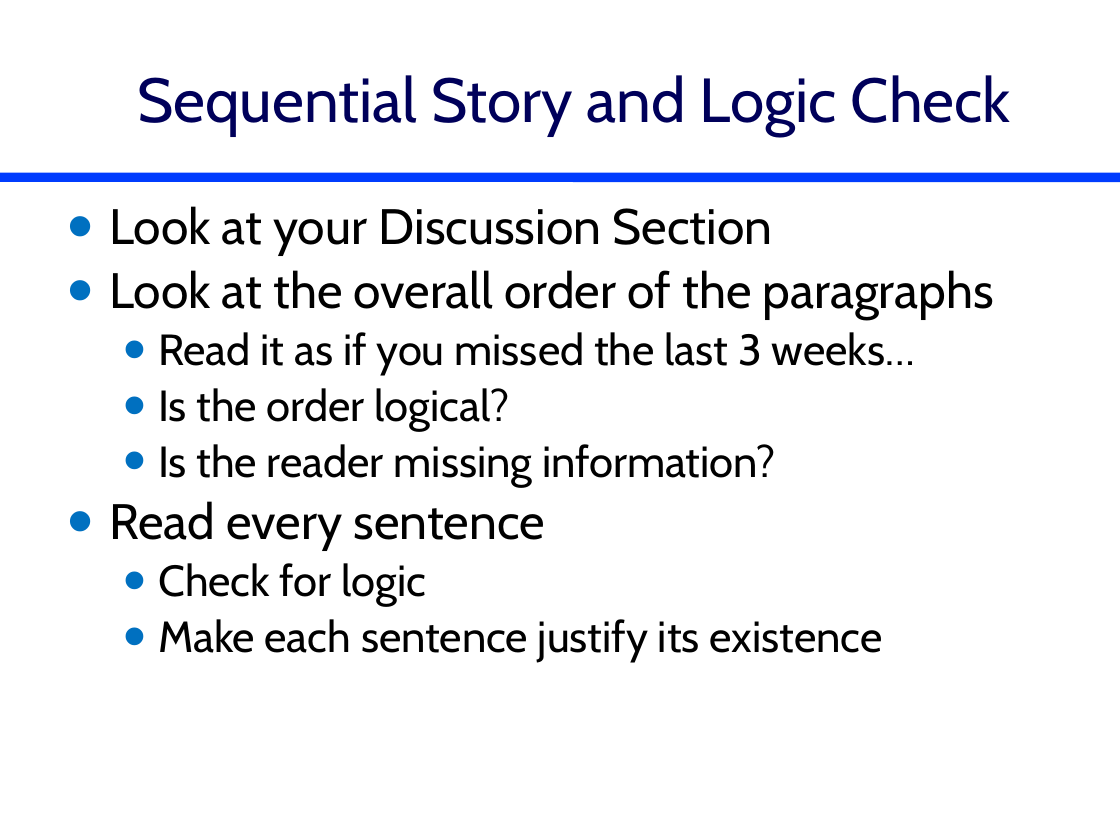
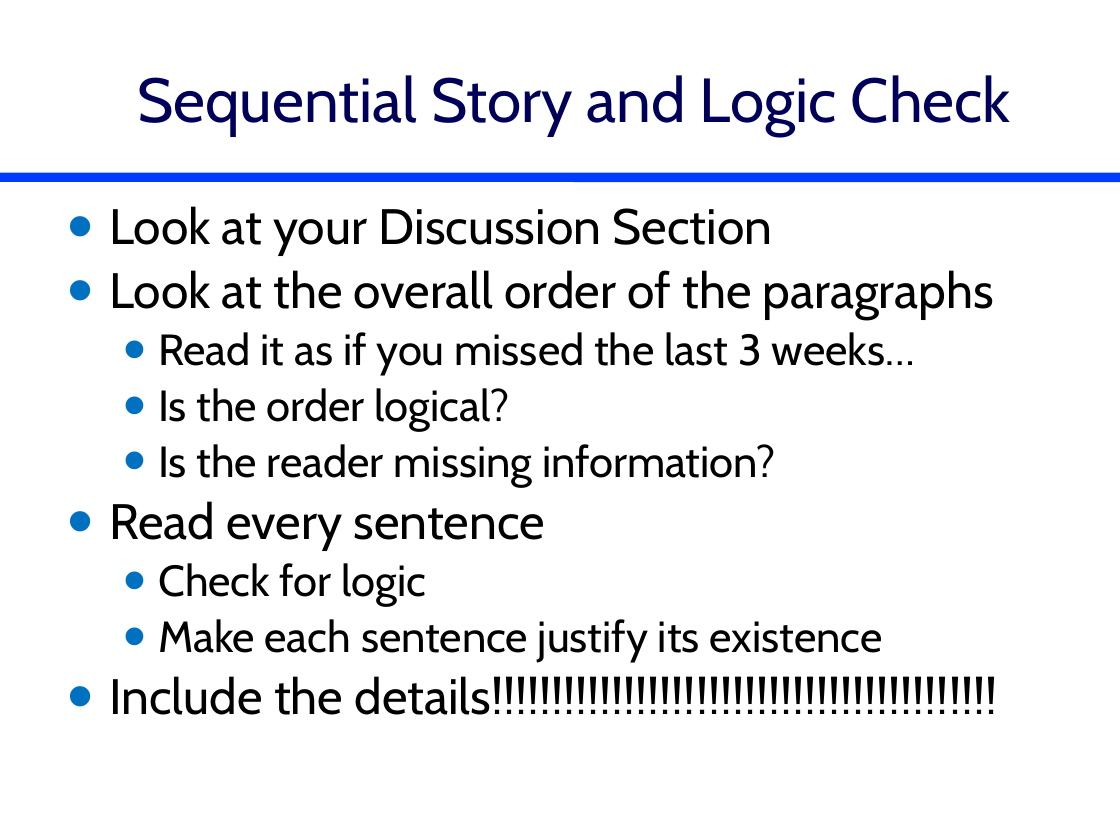
Before and after one commit to monroews/CEE4530, a slide deck: slide 5 of website/pptx/Reactor_Reflections.pptx. Drawn at 1120x840 pixels with LibreOffice and Linux fonts; fonts in the diff are those of the drawing. Boxes give left, top, right and bottom in pixels: in the first picture for what was removed or moved away, otherwise in the second. Text is boxed around its words. In the diff, an @@ line names an element or a change of style, - is before the commit and + after.

```diff
--- a/website/pptx/Reactor_Reflections.pptx
+++ b/website/pptx/Reactor_Reflections.pptx
@@ text at [109, 676, 997, 715]: paragraph added @@
+• Include the details!!!!!!!!!!!!!!!!!!!!!!!!!!!!!!!!!!!!!!!!!!
```
Also in this commit, not shown: 1 other slide changed.
